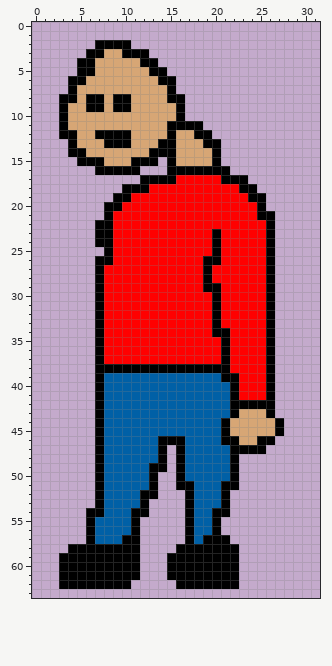
Edited in one commit: pixel-art sprite (textures/character.png). The picture above was drawn from the file before the commit.
The file is 32x64 pixels.
After:
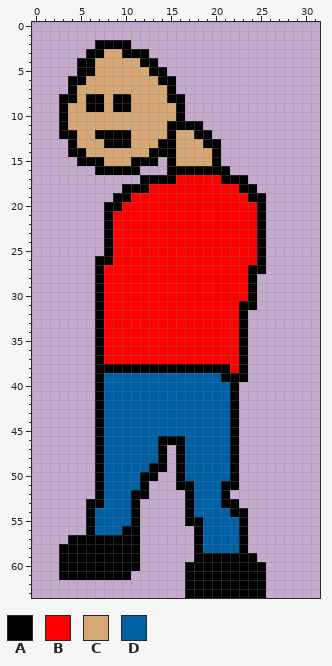
Palette (. is transparent): A #000000  B #ff0000  C #d7a675  D #0060a6
Diff:
{"y":21,"x":26,"old":"A","new":"."}
{"y":22,"x":7,"old":"A","new":"."}
{"y":22,"x":25,"old":"BA","new":"A."}
{"y":23,"x":7,"old":"A","new":"."}
{"y":23,"x":20,"old":"A","new":"B"}
{"y":23,"x":25,"old":"BA","new":"A."}
{"y":24,"x":7,"old":"A","new":"."}
{"y":24,"x":20,"old":"A","new":"B"}
{"y":24,"x":25,"old":"BA","new":"A."}
{"y":25,"x":20,"old":"A","new":"B"}
{"y":25,"x":25,"old":"BA","new":"A."}
{"y":26,"x":19,"old":"AA","new":"BB"}
{"y":26,"x":25,"old":"BA","new":"A."}
{"y":27,"x":19,"old":"A","new":"B"}
{"y":27,"x":24,"old":"BBA","new":"AA."}
{"y":28,"x":19,"old":"A","new":"B"}
{"y":28,"x":24,"old":"BBA","new":"A.."}
{"y":29,"x":19,"old":"AA","new":"BB"}
{"y":29,"x":24,"old":"BBA","new":"A.."}
{"y":30,"x":20,"old":"A","new":"B"}
{"y":30,"x":24,"old":"BBA","new":"A.."}
{"y":31,"x":20,"old":"A","new":"B"}
{"y":31,"x":23,"old":"BBBA","new":"AA.."}
{"y":32,"x":20,"old":"A","new":"B"}
{"y":32,"x":23,"old":"BBBA","new":"A..."}
{"y":33,"x":20,"old":"A","new":"B"}
{"y":33,"x":23,"old":"BBBA","new":"A..."}
{"y":34,"x":20,"old":"AA","new":"BB"}
{"y":34,"x":23,"old":"BBBA","new":"A..."}
{"y":35,"x":21,"old":"A","new":"B"}
{"y":35,"x":23,"old":"BBBA","new":"A..."}
{"y":36,"x":21,"old":"A","new":"B"}
{"y":36,"x":23,"old":"BBBA","new":"A..."}
{"y":37,"x":21,"old":"A","new":"B"}
{"y":37,"x":23,"old":"BBBA","new":"A..."}
{"y":38,"x":23,"old":"BBBA","new":"A..."}
{"y":39,"x":23,"old":"BBBA","new":"A..."}
{"y":40,"x":23,"old":"BBBA","new":"...."}
{"y":41,"x":23,"old":"BBBA","new":"...."}
{"y":42,"x":23,"old":"AAAA","new":"...."}
{"y":43,"x":23,"old":"CCCA","new":"...."}
{"y":44,"x":21,"old":"ACCCCCA","new":"DA....."}
{"y":45,"x":21,"old":"ACCCCCA","new":"DA....."}
{"y":46,"x":21,"old":"A","new":"D"}
{"y":46,"x":23,"old":"CCAA","new":"...."}
{"y":47,"x":23,"old":"AAA","new":"..."}
{"y":50,"x":12,"old":"D","new":"A"}
{"y":51,"x":12,"old":"DA","new":"A."}
{"y":52,"x":11,"old":"D","new":"A"}
{"y":52,"x":13,"old":"A","new":"."}
{"y":53,"x":6,"old":".","new":"A"}
{"y":53,"x":11,"old":"DA","new":"A."}
{"y":53,"x":22,"old":".","new":"A"}
{"y":54,"x":7,"old":"A","new":"D"}
{"y":54,"x":12,"old":"A","new":"."}
{"y":54,"x":20,"old":"AA..","new":"DDAA"}
{"y":55,"x":18,"old":"D","new":"A"}
{"y":55,"x":20,"old":"A...","new":"DDDA"}
{"y":56,"x":10,"old":"D","new":"A"}
{"y":56,"x":17,"old":"AD","new":".A"}
{"y":56,"x":20,"old":"A...","new":"DDDA"}
{"y":57,"x":4,"old":"..","new":"AA"}
{"y":57,"x":7,"old":"DDD","new":"AAA"}
{"y":57,"x":17,"old":"ADAAA..","new":".ADDDDA"}
{"y":58,"x":3,"old":".","new":"A"}
{"y":58,"x":16,"old":"AA","new":".."}
{"y":58,"x":19,"old":"AAAA.","new":"DDDDA"}
{"y":59,"x":15,"old":"AAA","new":"..."}
{"y":59,"x":23,"old":"..","new":"AA"}
{"y":60,"x":15,"old":"AA","new":".."}
{"y":60,"x":23,"old":"...","new":"AAA"}
{"y":61,"x":11,"old":"A","new":"."}
{"y":61,"x":15,"old":"AA","new":".."}
{"y":61,"x":23,"old":"...","new":"AAA"}
{"y":62,"x":3,"old":"AAAAAAAA","new":"........"}
{"y":62,"x":16,"old":"A","new":"."}
{"y":62,"x":23,"old":"...","new":"AAA"}
{"y":63,"x":17,"old":".........","new":"AAAAAAAAA"}
{"label":"changed","picture_box":[203,211,284,454]}
{"label":"erased","picture_box":[95,220,104,247]}
{"label":"changed","picture_box":[59,472,266,598]}
